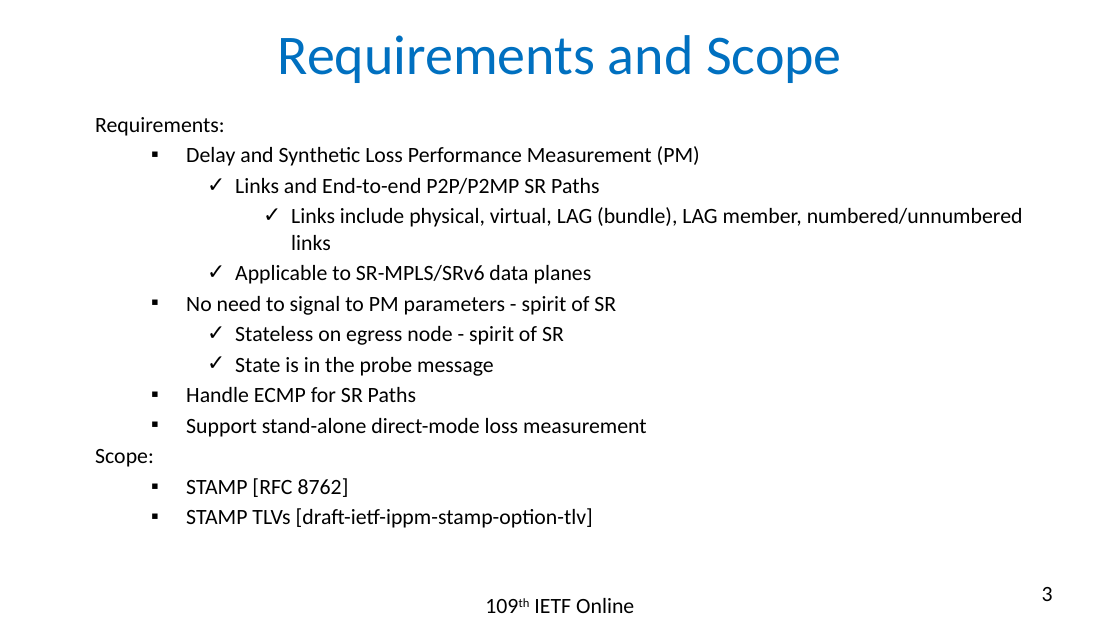
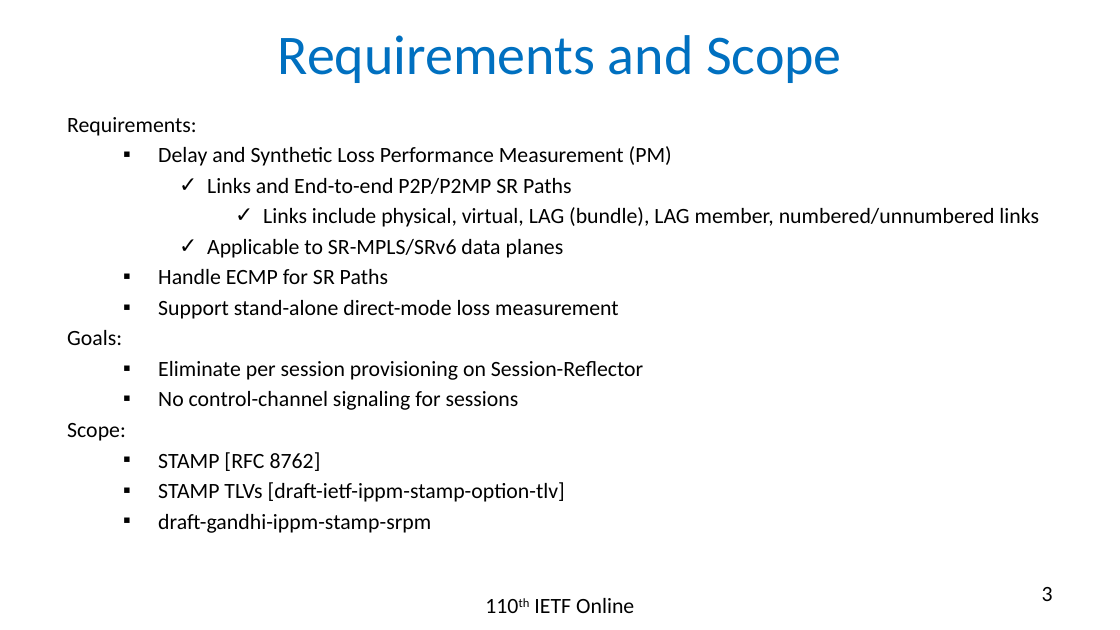
Before and after one commit to rakgandhi/ietf-slides, a slide deck: slide 3 of draft-gandhi-spring-stamp-srpm-04.pptx. Drawn at 1120x630 pixels with LibreOffice and Linux fonts; fonts in the diff are those of the drawing. Boxes give left, top, right and bottom in pixels: in the first picture for what was removed or moved away, otherwise in the second. Text is boxed around its words. In the diff, an @@ line names an element or a change of style, - is before the commit and + after.

```diff
--- a/draft-gandhi-spring-stamp-srpm-04.pptx
+++ b/draft-gandhi-spring-stamp-srpm-04.pptx
@@ text "Requirements:": place and size @@
-text "Requirements:" at (95, 117, 1023, 528)
+text "Requirements:" at (67, 117, 1039, 533)
@@ text at (186, 296, 616, 376): paragraphs removed @@
-  ▪ No need to signal to PM parameters - spirit of SR
-    ✓ Stateless on egress node - spirit of SR
-    ✓ State is in the probe message
@@ text at (67, 330, 643, 410): paragraphs added @@
+Goals:
+  ▪ Eliminate per session provisioning on Session-Reflector
+  ▪ No control-channel signaling for sessions
@@ text at (158, 514, 431, 533): paragraph added @@
+  ▪ draft-gandhi-ippm-stamp-srpm
```
Also in this commit, not shown: 12 other slides changed, 3 other files.
